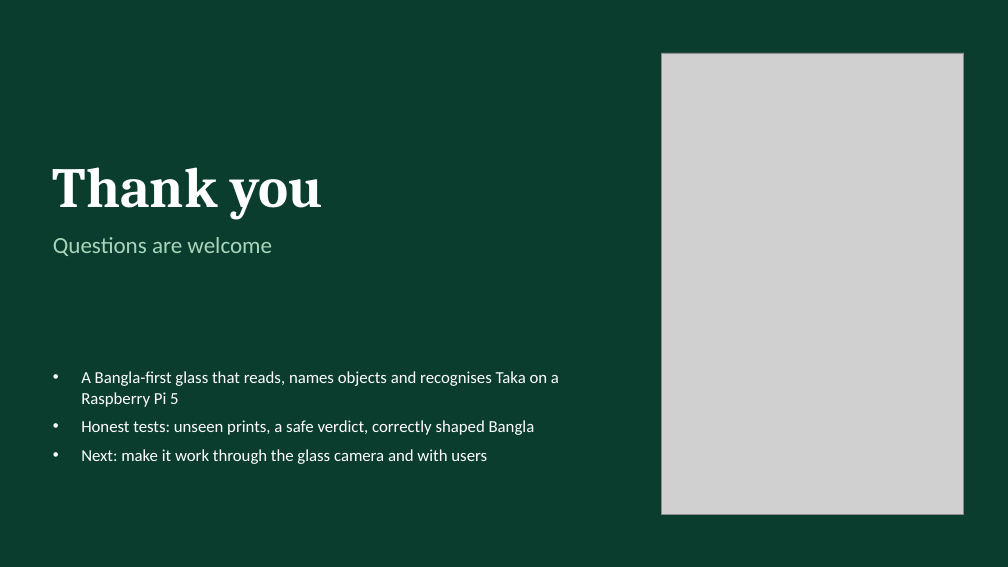
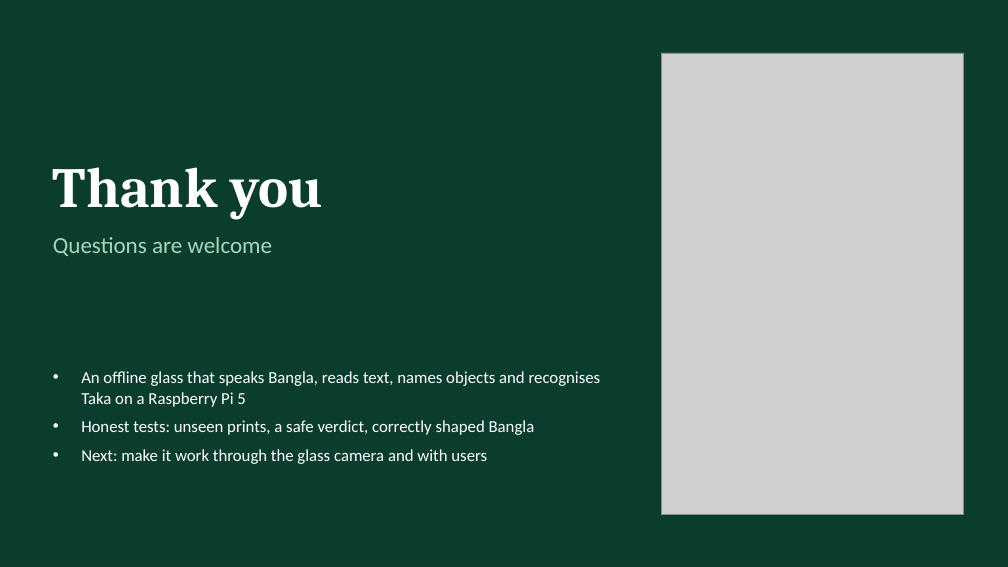
Before and after one commit to aflam330/Senior_project_wearable_glass_for_blind_people_using_ocr_and_ylo, a slide deck: slide 18 of Thesis Report and paper/thesis report/slides/SARA_Presentation.pptx. Drawn at 1008x567 pixels with LibreOffice and Linux fonts; fonts in the diff are those of the drawing; grey boxes stand for pictures. Boxes give left, top, right and bottom in pixels: in the first picture for what was removed or moved away, otherwise in the second. Text is boxed around its words. In the diff, an @@ line names an element or a change of style, - is before the commit and + after.

```diff
--- a/Thesis Report and paper/thesis report/slides/SARA_Presentation.pptx
+++ b/Thesis Report and paper/thesis report/slides/SARA_Presentation.pptx
@@ text at (81, 371, 601, 407): text changed @@
-• A Bangla-first glass that reads, names objects and recognises Taka on a Raspberry Pi 5
+• An offline glass that speaks Bangla, reads text, names objects and recognises Taka on a Raspberry Pi 5
```
Also in this commit, not shown: 1 other slide changed, 12 other files.
